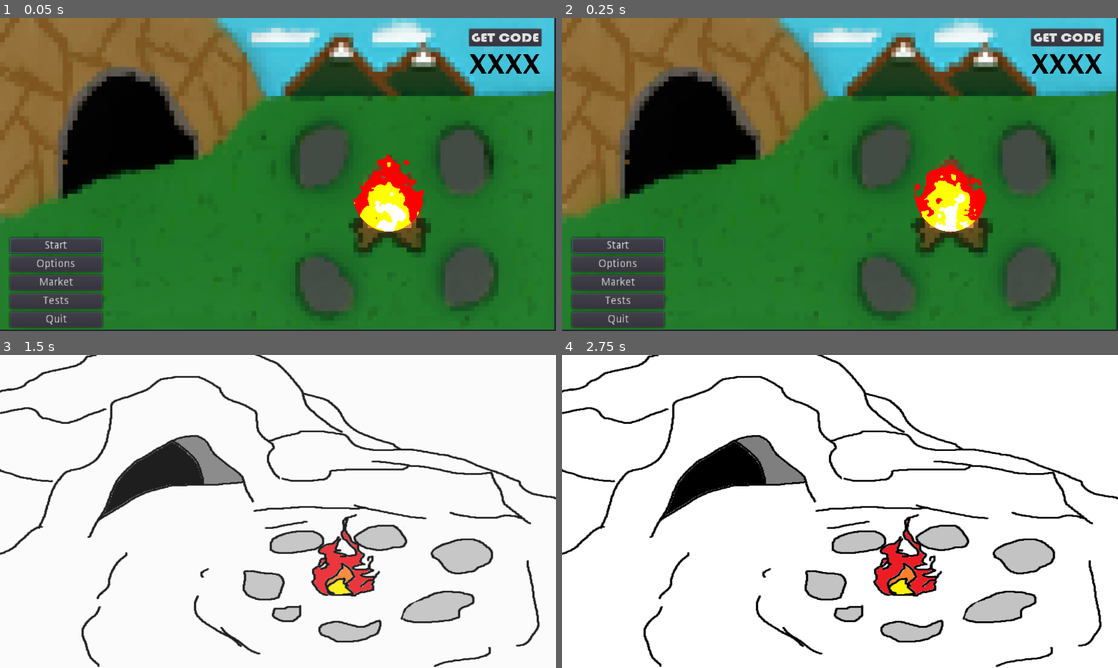
Above: before the commit, frames 1-4 (two rows, left to right).
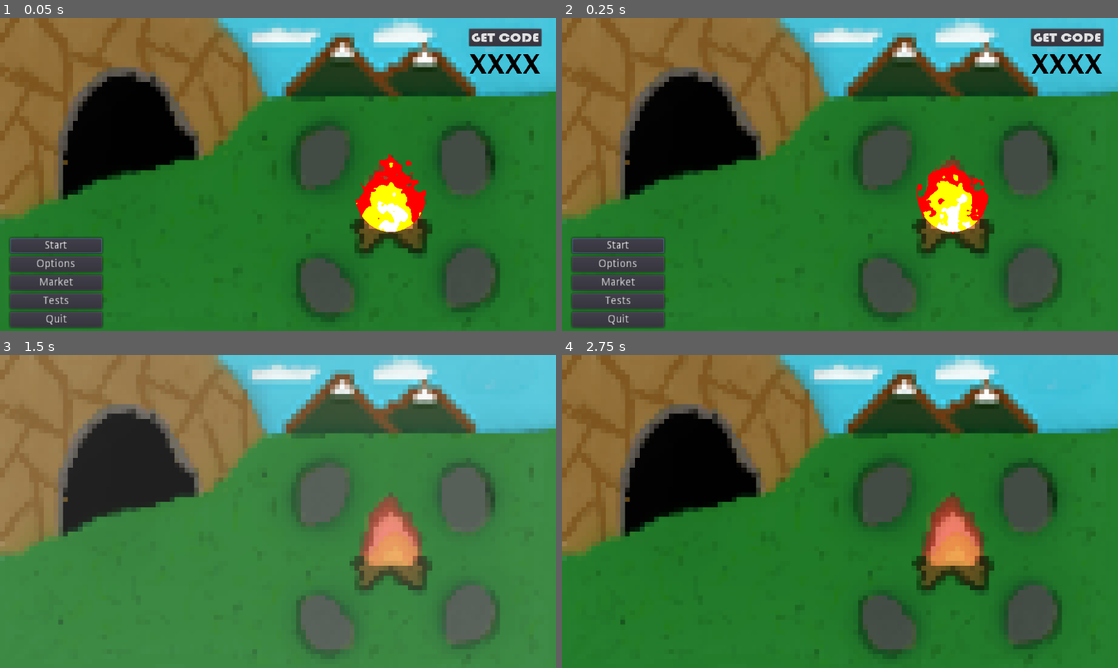
Above: after the commit, the same moments.

Repository: rwyndrum4/MENDAX
Game: Godot game, scene res://Scenes/mainMenu/mainMenu.tscn
The game is run twice, just before and just after one commit, with the same random seed, the same clock (stepped at 60 frames per second) and the same inputs.
Inputs:
- Up to frame 1 (0.05 s): no input
- Up to frame 2 (0.25 s): no input
- Up to frame 3 (1.5 s): click "Start" at 0.5 s; hold Right (ui_right) from 1.28 s (still down)
- Up to frame 4 (2.75 s): tap Enter at 2 s; release Right (ui_right) at 2.03 s; hold Down (ui_down) from 2.03 s (still down)

The runs differ from the first frame. In frame 1, 3.3% of the frame differs, in the area x 0-100%, y 0-100%; in frame 2, 3.4%; in frame 3, 98%; in frame 4, 98%.

Commit message:
testing new bg plus joystick -added new main menu bg -playstation controller can move through settings with bumpers -joystick works now too

Diff:
--- a/game/Scenes/mainMenu/mainMenu.tscn
+++ b/game/Scenes/mainMenu/mainMenu.tscn
@@ -61,8 +61,8 @@
 [node name="TextureRect" type="TextureRect" parent="."]
 anchor_right = 1.0
 anchor_bottom = 1.0
-margin_right = -50.0
-margin_bottom = -50.0
+margin_right = -46.0
+margin_bottom = -47.0
 rect_scale = Vector2( 0.997, 0.996 )
 texture = ExtResource( 4 )
 stretch_mode = 1
@@ -139,7 +139,7 @@
 
 [node name="Fire5" type="Sprite" parent="."]
 material = SubResource( 6 )
-position = Vector2( 894, 403 )
+position = Vector2( 899, 404 )
 scale = Vector2( 0.40332, 0.37793 )
 texture = ExtResource( 6 )
 
--- a/game/Scenes/startArea/startArea.tscn
+++ b/game/Scenes/startArea/startArea.tscn
@@ -1,6 +1,6 @@
 [gd_scene load_steps=3 format=2]
 
-[ext_resource path="res://Assets/mainMenuAssets/menu_bg_empty.png" type="Texture" id=1]
+[ext_resource path="res://Assets/ben-test-bg.png" type="Texture" id=1]
 [ext_resource path="res://Scenes/startArea/startArea.gd" type="Script" id=2]
 
 [node name="startArea" type="Node2D"]
--- a/game/project.godot
+++ b/game/project.godot
@@ -58,6 +58,7 @@
 "events": [ Object(InputEventKey,"resource_local_to_scene":false,"resource_name":"","device":0,"alt":false,"shift":false,"control":false,"meta":false,"command":false,"pressed":false,"scancode":16777231,"physical_scancode":0,"unicode":0,"echo":false,"script":null)
 , Object(InputEventJoypadButton,"resource_local_to_scene":false,"resource_name":"","device":0,"button_index":14,"pressure":0.0,"pressed":false,"script":null)
 , Object(InputEventKey,"resource_local_to_scene":false,"resource_name":"","device":0,"alt":false,"shift":false,"control":false,"meta":false,"command":false,"pressed":false,"scancode":0,"physical_scancode":65,"unicode":0,"echo":false,"script":null)
+, Object(InputEventJoypadMotion,"resource_local_to_scene":false,"resource_name":"","device":0,"axis":0,"axis_value":-1.0,"script":null)
  ]
 }
 ui_right={
@@ -65,6 +66,7 @@
 "events": [ Object(InputEventKey,"resource_local_to_scene":false,"resource_name":"","device":0,"alt":false,"shift":false,"control":false,"meta":false,"command":false,"pressed":false,"scancode":16777233,"physical_scancode":0,"unicode":0,"echo":false,"script":null)
 , Object(InputEventJoypadButton,"resource_local_to_scene":false,"resource_name":"","device":0,"button_index":15,"pressure":0.0,"pressed":false,"script":null)
 , Object(InputEventKey,"resource_local_to_scene":false,"resource_name":"","device":0,"alt":false,"shift":false,"control":false,"meta":false,"command":false,"pressed":false,"scancode":0,"physical_scancode":68,"unicode":0,"echo":false,"script":null)
+, Object(InputEventJoypadMotion,"resource_local_to_scene":false,"resource_name":"","device":0,"axis":0,"axis_value":1.0,"script":null)
  ]
 }
 ui_up={
@@ -72,6 +74,7 @@
 "events": [ Object(InputEventKey,"resource_local_to_scene":false,"resource_name":"","device":0,"alt":false,"shift":false,"control":false,"meta":false,"command":false,"pressed":false,"scancode":16777232,"physical_scancode":0,"unicode":0,"echo":false,"script":null)
 , Object(InputEventJoypadButton,"resource_local_to_scene":false,"resource_name":"","device":0,"button_index":12,"pressure":0.0,"pressed":false,"script":null)
 , Object(InputEventKey,"resource_local_to_scene":false,"resource_name":"","device":0,"alt":false,"shift":false,"control":false,"meta":false,"command":false,"pressed":false,"scancode":0,"physical_scancode":87,"unicode":0,"echo":false,"script":null)
+, Object(InputEventJoypadMotion,"resource_local_to_scene":false,"resource_name":"","device":0,"axis":1,"axis_value":-1.0,"script":null)
  ]
 }
 ui_down={
@@ -79,16 +82,19 @@
 "events": [ Object(InputEventKey,"resource_local_to_scene":false,"resource_name":"","device":0,"alt":false,"shift":false,"control":false,"meta":false,"command":false,"pressed":false,"scancode":16777234,"physical_scancode":0,"unicode":0,"echo":false,"script":null)
 , Object(InputEventJoypadButton,"resource_local_to_scene":false,"resource_name":"","device":0,"button_index":13,"pressure":0.0,"pressed":false,"script":null)
 , Object(InputEventKey,"resource_local_to_scene":false,"resource_name":"","device":0,"alt":false,"shift":false,"control":false,"meta":false,"command":false,"pressed":false,"scancode":0,"physical_scancode":83,"unicode":0,"echo":false,"script":null)
+, Object(InputEventJoypadMotion,"resource_local_to_scene":false,"resource_name":"","device":0,"axis":1,"axis_value":1.0,"script":null)
  ]
 }
 ui_tab_right={
 "deadzone": 0.5,
 "events": [ Object(InputEventKey,"resource_local_to_scene":false,"resource_name":"","device":0,"alt":false,"shift":false,"control":false,"meta":false,"command":false,"pressed":false,"scancode":0,"physical_scancode":69,"unicode":0,"echo":false,"script":null)
+, Object(InputEventJoypadButton,"resource_local_to_scene":false,"resource_name":"","device":0,"button_index":5,"pressure":0.0,"pressed":false,"script":null)
  ]
 }
 ui_tab_left={
 "deadzone": 0.5,
 "events": [ Object(InputEventKey,"resource_local_to_scene":false,"resource_name":"","device":0,"alt":false,"shift":false,"control":false,"meta":false,"command":false,"pressed":false,"scancode":0,"physical_scancode":81,"unicode":0,"echo":false,"script":null)
+, Object(InputEventJoypadButton,"resource_local_to_scene":false,"resource_name":"","device":0,"button_index":4,"pressure":0.0,"pressed":false,"script":null)
  ]
 }
 
